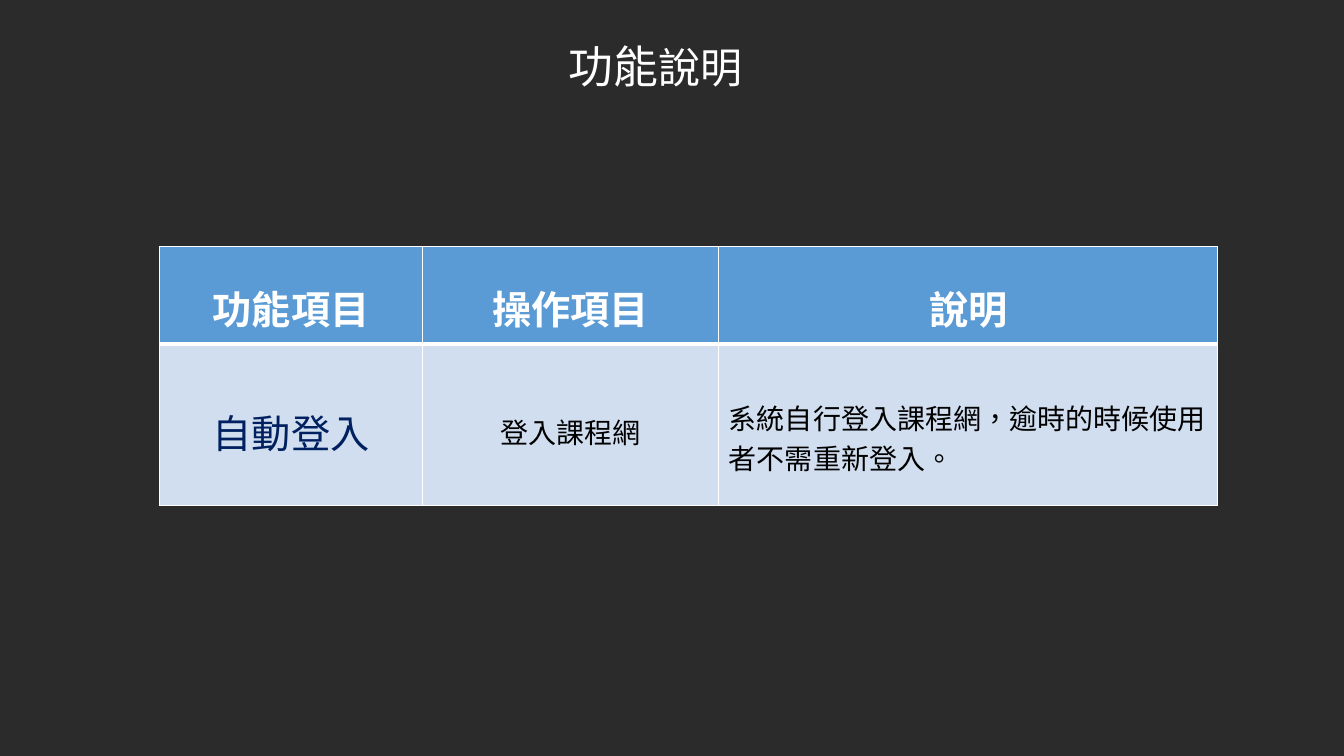
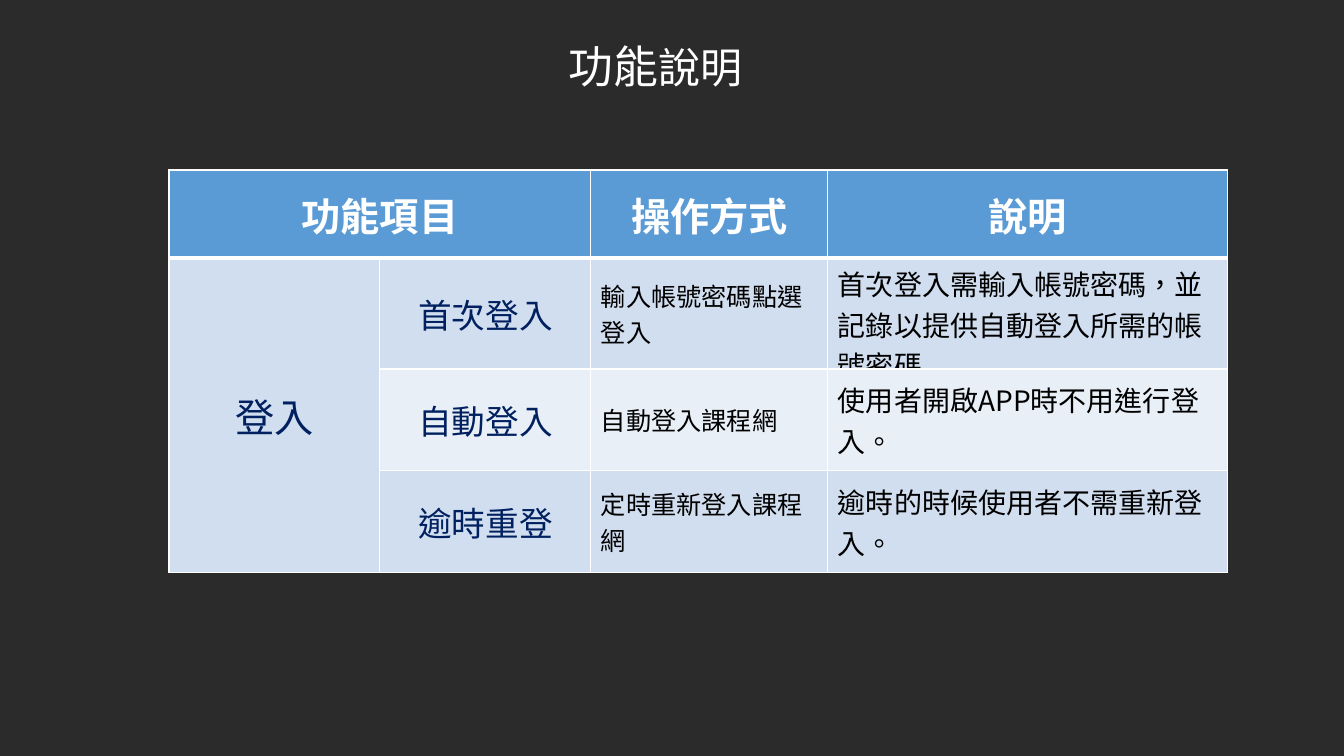
Before and after one commit to JammyTW/107_SE_Team-5, a slide deck: slide 13 of 軟體工程Team5報告 .pptx (slide 12 before the commit). Drawn at 1344x756 pixels with LibreOffice and Linux fonts; fonts in the diff are those of the drawing; background and template pictures are left out; a plain dark background stands for a picture behind light text. Boxes give left, top, right and bottom in pixels: in the first picture for what was removed or moved away, otherwise in the second. Text is boxed around its words. In the diff, an @@ line names an element or a change of style, - is before the commit and + after.

```diff
--- a/軟體工程Team5報告 .pptx
+++ b/軟體工程Team5報告 .pptx
@@ table at [169,170,1227,573] @@
-功能項目 | 操作項目 | 說明
-自動登入 | 登入課程網 | 系統自行登入課程網，逾時的時候使用者不需重新登入。
+功能項目 |  | 操作方式 | 說明
+登入 | 首次登入 | 輸入帳號密碼點選登入 | 首次登入需輸入帳號密碼，並記錄以提供自動登入所需的帳號密碼
+ | 自動登入 | 自動登入課程網 | 使用者開啟APP時不用進行登入。
+ | 逾時重登 | 定時重新登入課程網 | 逾時的時候使用者不需重新登入。
@@ table: place and size @@
-table at [159,247,1218,506]
+table at [169,170,1227,573]
```
Also in this commit, not shown: 23 other slides changed, 2 slides added, 1 slide removed, 1 other file.
